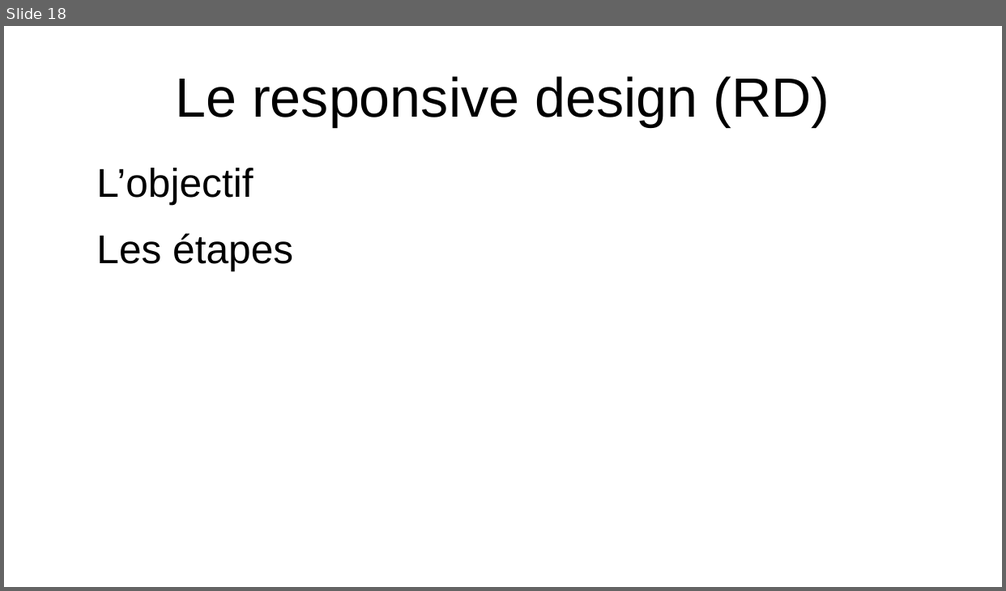
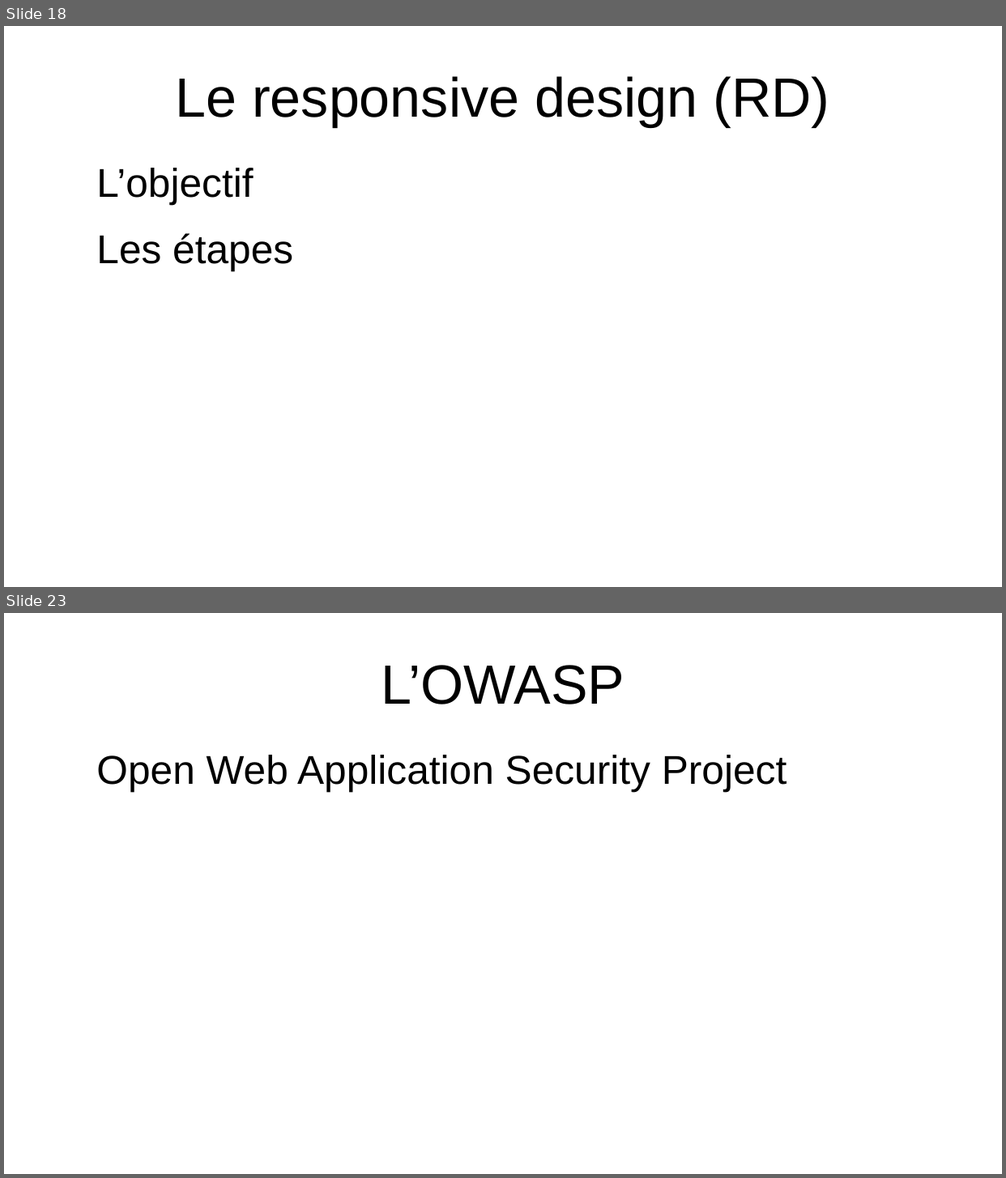
Before and after one commit to FreakyFennec/Les-Evenements, a slide deck: Dossier synthèse et professionnel/powerpoint-DS-AHJ.odp. Shown one above the other, each under a label of ours: slide 18 before the commit, slides 18 and 23 after it; the slides between them are not shown. The pictures are 1006x591 and 1006x1178 pixels, drawn with LibreOffice and Linux fonts; fonts in the diff are those of the drawing. Boxes give left, top, right and bottom in pixels: in the first picture for what was removed or moved away, otherwise in the second. Text is boxed around its words. In the diff, an @@ line names an element or a change of style, - is before the commit and + after.

```diff
--- a/Dossier synthèse et professionnel/powerpoint-DS-AHJ.odp
+++ b/Dossier synthèse et professionnel/powerpoint-DS-AHJ.odp
@@ slide 23 added at [4,613,1002,1174], background #FFFFFF @@
@@ title added at [381,665,624,705], 44 pt, text #000000 @@
+L’OWASP
@@ text added at [96,755,787,792], 32 pt, text #000000 @@
+Open Web Application Security Project
```
Also in this commit, not shown: 1 slide changed, 5 other slides added, 1 other file.
